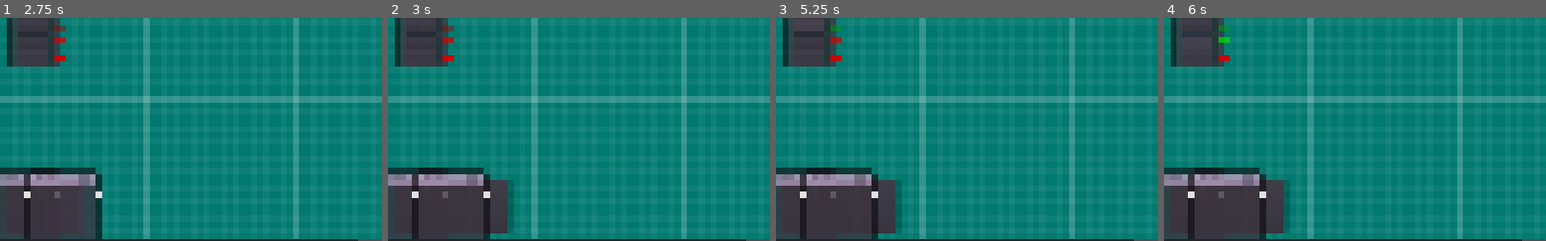
Above: before the commit, frames 1-4 (left to right).
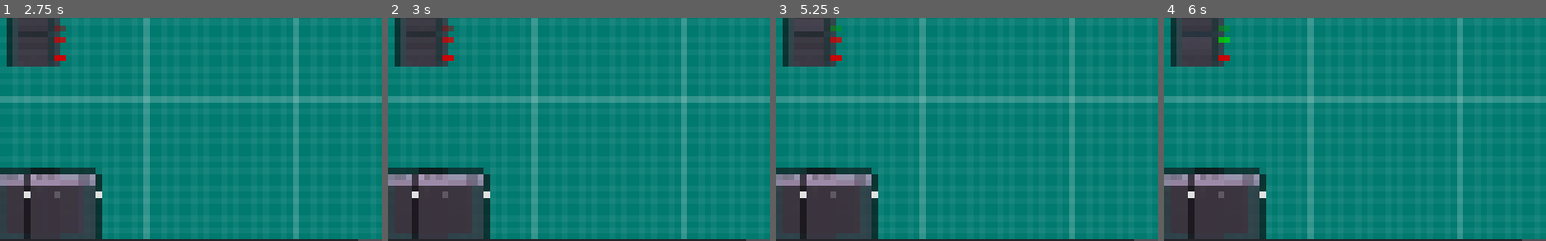
Above: after the commit, the same moments.

Repository: BWalby/LogicGates
Game: Godot game, scene res://Scenes/SandBox.tscn
Two runs of this game, one before a commit and one after it. Both use one fixed random seed, a clock stepped at 60 frames per second and the inputs below.
Inputs (mouse positions are % of the whole screen's width and height, from its top left):
- Up to frame 1 (2.75 s): click (58, 4) at 0.52 s; type "Alex" at 0.6 s; click "AND" at 1.25 s; click "NOT" at 2 s
- Up to frame 2 (3 s): click "Add" at 2.75 s
- Up to frame 3 (5.25 s): click (13, 91) at 3.5 s, where only the run before the commit has a clickable "ALEX"; click "A" at 4.25 s; click "B" at 5 s
- Up to frame 4 (6 s): click "C" at 5.75 s
The pictures show only the part of the screen within x 0-50%, y 49-99%; the shares and areas given below are measured in that part.

Frame 1 is identical in both runs. In frame 2, 1.5% of the frame differs, in the area x 25-33%, y 72-97%; in frame 3, 1.5%; in frame 4, 1.5%.
Error after the commit: Invalid get index 'uid' (on base: 'Nil'). (res://Scripts/Components/ComponentController.gd:37)

Commit message:
Stopped controller saving down default definitions. Made adding definitions reactive.

Diff:
--- a/SandBox.gd
+++ b/SandBox.gd
@@ -28,9 +28,10 @@
 	ComponentController.load()
 
 func _on_type_definition_added(type_definition: ComponentTypeDefinition) -> void:
-	pass
+	$Toolbox.add_definiton_button(type_definition.uid, type_definition.name)
 
 func _on_type_definition_removed(type_definition: ComponentTypeDefinition) -> void:
+	# TODO: Remove associated definition button
 	pass
 
 func _on_component_added(component: Component) -> void:
@@ -38,13 +39,15 @@
 	move_graph_node_to_mouse(graph_node)
 
 func _on_component_removed(component: Component) -> void:
+	# TODO: remove associated graph node
 	pass
 
 func process_gate_name_submitted() -> void:
 	var input = gate_name_line_edit.text.to_upper()
 	gate_name_line_edit.text = ""
 	add_gate_button.disabled = true
-	$Toolbox.add_gate(input)
+	var definition = ComponentFactory.create_type_definition()
+	ComponentController.add_definition(definition)
 
 func on_gate_clicked(component_type: int, type_uid: int) -> void:
 	var type_def: ComponentTypeDefinition = ComponentController.get_type_definition(component_type, type_uid)
@@ -108,5 +111,5 @@
 	ComponentController.save()
 
 func _on_GraphEdit_disconnection_request(from, from_slot, to, to_slot):
-#	self.right_disconnects
+	#	self.right_disconnects
 	self.disconnect_node(from, from_slot, to, to_slot)
--- a/Scripts/Components/ComponentController.gd
+++ b/Scripts/Components/ComponentController.gd
@@ -5,26 +5,38 @@
 
 const components_file_path = "user://components.save"
 const type_definitions_file_path = "user://defs.save"
-const and_definition_name = "AND"
-const not_definition_name = "NOT"
+const and_definition_uid = 1
+const not_definition_uid = 2
+const default_type_uids = [and_definition_uid, not_definition_uid]
 const pass_through_definition_name = "PASS_THROUGH_"
 signal type_definition_added(type_definition)
 signal type_definition_removed(type_definition)
 signal component_added(component)
 signal component_removed(component)
 
-func _init():
+func reinitialise_default_definitions():
+	var definitions_to_remove = []
+
+	for definition in type_definitions.values():
+		if !default_type_uids.has(definition.uid):
+			definitions_to_remove.append(definition)
+
+	for definition in definitions_to_remove:
+		remove_definition(definition)
+
+	type_definitions.clear()
 	var and_type_def = ComponentTypeDefinition.new(Enums.ComponentType.GATE, Enums.GatePredicateType.AND,
-		2, 1, and_definition_name, 1)
+		2, 1, "AND", and_definition_uid)
 	var not_type_def = ComponentTypeDefinition.new(Enums.ComponentType.GATE, Enums.GatePredicateType.NOT,
-		1, 1, not_definition_name, 2)
-	add_definition(and_type_def)
-	add_definition(not_type_def)
+		1, 1, "NOT", not_definition_uid)
+	add_definition(and_type_def, false)
+	add_definition(not_type_def, false)
 	Uid.set_seed_value(2)
 
-func add_definition(definition: ComponentTypeDefinition) -> void:
+func add_definition(definition: ComponentTypeDefinition, notify: bool = true) -> void:
 	type_definitions[definition.uid] = definition
-	emit_signal("type_definition_added", definition)
+	if notify:
+		emit_signal("type_definition_added", definition)
 
 func remove_definition(definition: ComponentTypeDefinition) -> void:
 	if type_definitions.erase(definition):
@@ -42,6 +54,7 @@
 	var type_defs_dict = Persistence.load_dictionaries(type_definitions_file_path)
 	var components_dict = Persistence.load_dictionaries(components_file_path)
 
+	reinitialise_default_definitions()
 	load_definitions(type_defs_dict)
 	load_components(components_dict)
 
@@ -53,6 +66,8 @@
 		add_definition(definition)
 
 func load_components(dictionaries: Array) -> void:
+	components.clear()
+
 	var strategy = ComponentLoadStrategy.new()
 	for dictionary in dictionaries:
 		var component = load_component(strategy, dictionary)
@@ -108,6 +123,8 @@
 	var strategy = ComponentTypeDefinitionSaveStrategy.new()
 	var dictionaries = []
 	for type_def in type_definitions.values():
+		if default_type_uids.has(type_def.uid):
+			continue
 		dictionaries.append(strategy.generate_data_dict(type_def))
 
 	return dictionaries
@@ -143,12 +160,10 @@
 	return null
 
 func get_and_type_definition_uid() -> int:
-	var definition = get_type_definition_by_name(and_definition_name)
-	return definition.uid
+	return and_definition_uid
 
 func get_not_type_definition_uid() -> int:
-	var definition = get_type_definition_by_name(not_definition_name)
-	return definition.uid
+	return not_definition_uid
 
 func get_pass_through_definition_uid(size: int) -> int:
 	var name = pass_through_definition_name + str(size)
--- a/Scripts/Components/ComponentFactory.gd
+++ b/Scripts/Components/ComponentFactory.gd
@@ -11,3 +11,6 @@
 
 
 	return Component.new(component_type_def, predicate, uid, identifier)
+
+func create_type_definition() -> ComponentTypeDefinition:
+	return null
--- a/Scripts/Nodes/Toolbox.gd
+++ b/Scripts/Nodes/Toolbox.gd
@@ -6,13 +6,12 @@
 
 signal gate_clicked (name, input_count, output_count)
 
-func add_gate(name: String) -> void:
-	var button = create_gate_button(name)
-	print("adding")
+func add_definiton_button(uid: int, name: String) -> void:
+	var button = create_definition_button(name)
 	$".".add_child(button)
-	print("added")
+	print("%s added", name)
 
-func create_gate_button(name) -> Button:
+func create_definition_button(name) -> Button:
 	# TODO: change to be reactive
 	var gate_button = Button.new()
 	gate_button.text = name
